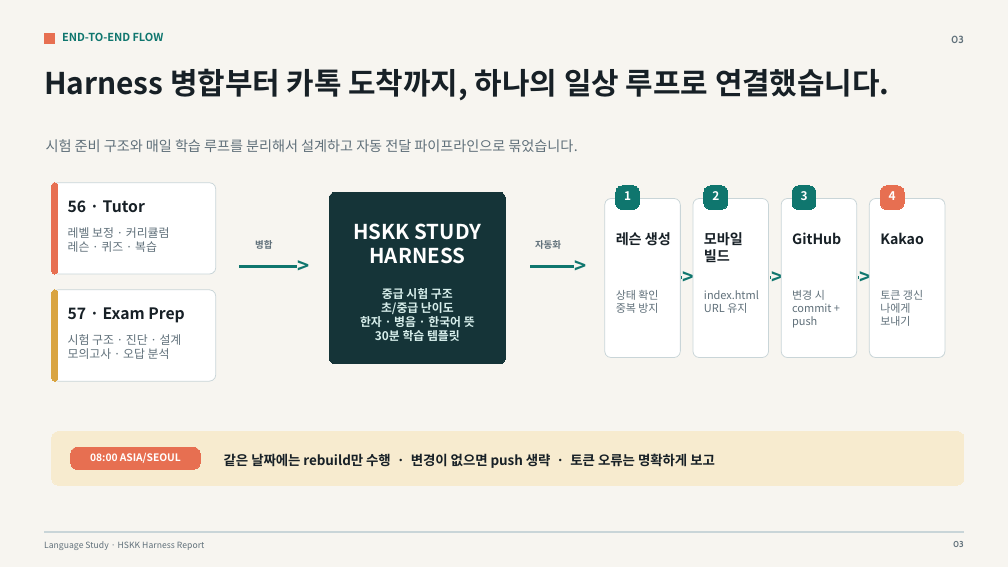
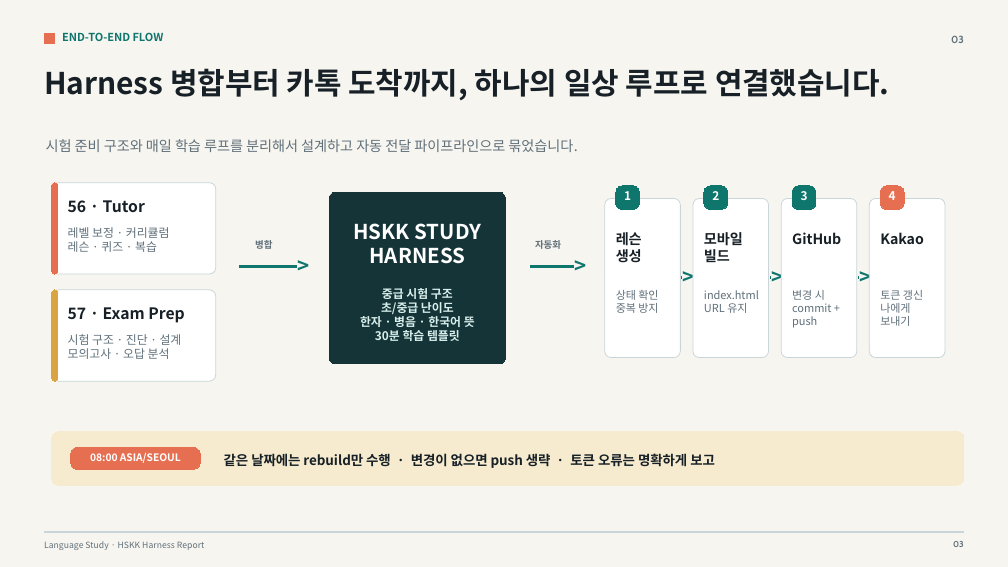
Before and after one commit to Parksooyoung-John/Language_Study, a slide deck: slide 3 of reports/HSKK_Harness_Automation_Report.pptx. Drawn at 1008x567 pixels with LibreOffice and Linux fonts; fonts in the diff are those of the drawing. Boxes give left, top, right and bottom in pixels: in the first picture for what was removed or moved away, otherwise in the second. Text is boxed around its words. In the diff, an @@ line names an element or a change of style, - is before the commit and + after.

```diff
--- a/reports/HSKK_Harness_Automation_Report.pptx
+++ b/reports/HSKK_Harness_Automation_Report.pptx
@@ text at [616, 232, 642, 263]: text changed @@
-레슨 생성
+레슨
+생성
```
Also in this commit, not shown: 1 slide added, 1 slide removed.
